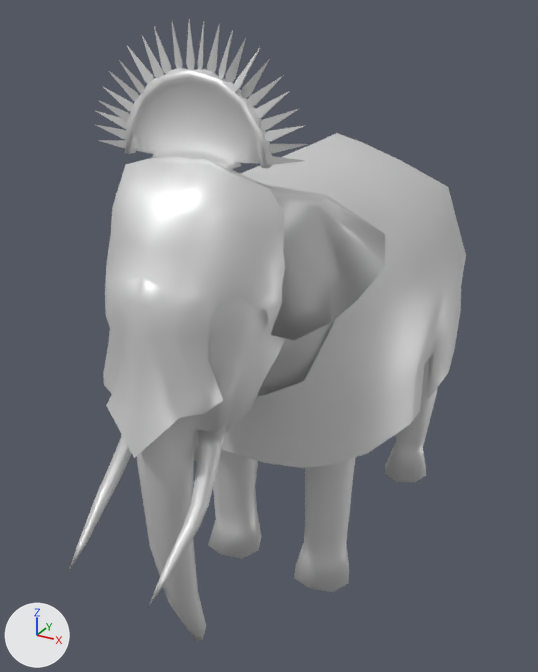
The COLLADA model binaries/data/mods/public/art/animation/quadraped/elephant_asian_walk.dae, before and after one commit.
Camera for both pictures: a 50 mm camera at (5.04, -11.39, 9.02) aimed at (-0.22, -1.82, 4.24). Every picture has the same lights, and +X, +Y and +Z are marked at lower left. Vertices at the same position are counted once.

The older version as bpy lines, for what is in view:
```python
me_elephant_asian_armor_025 = bpy.data.meshes.new('elephant_asian_armor.025')
me_elephant_asian_armor_025.from_pydata(...)  # 1397 vertices, 2334 faces; spans x -2.05..2.05, y -6.24..3.06, z -0.02..8.93
me_elephant_asian_armor_025.materials.append(mat_elephant_armor)  # white #e7e7e7
ob_elephant_asian_armored_04 = bpy.data.objects.new('elephant_asian_armored_04', me_elephant_asian_armor_025)
ob_elephant_asian_armored_04.location = (0.0, 0.0, 0.0)
```
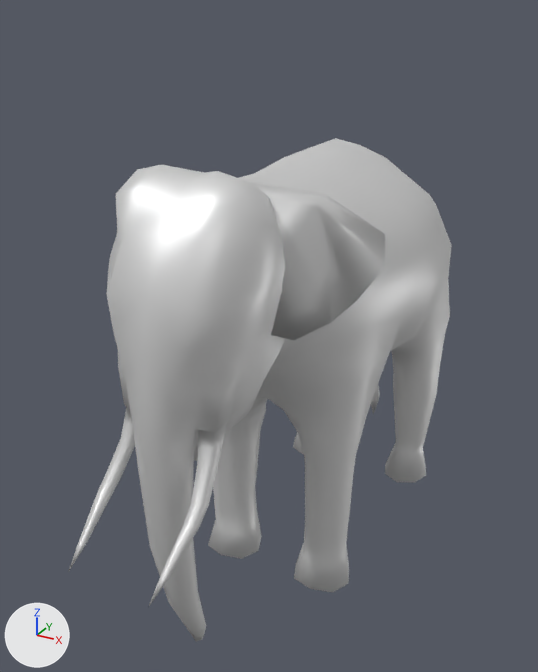
What the commit changed:
me_elephant_asian_armor_025 is used by ob_elephant_asian_armored_04; location (0.0, 0.0, 0.0).
me_elephant_asian_armor_025 had 1397 vertices, 2334 faces and spanned x -2.05..2.05, y -6.24..3.06, z -0.02..8.93.
me_elephant_asian_armor_025 now has 775 vertices, 1538 faces and spans x -1.92..1.92, y -6.24..2.92, z -0.02..7.32.
me_elephant_asian_armor_025 part 1: 59 loose pieces with 622 vertices, spanning x -2.05..2.05, y -5.55..3.06, z 2.79..8.93, are deleted.

Changed parts and their boxes (x1, y1, x2, y2) in the pictures (538 x 672 px):
'elephant_asian_armored_04', reshaped (19% shorter)
    before: (68, 19, 466, 642)
    after: (68, 138, 452, 642)
part 1 of me_elephant_asian_armor_025, deleted
    before: (94, 19, 466, 468)
